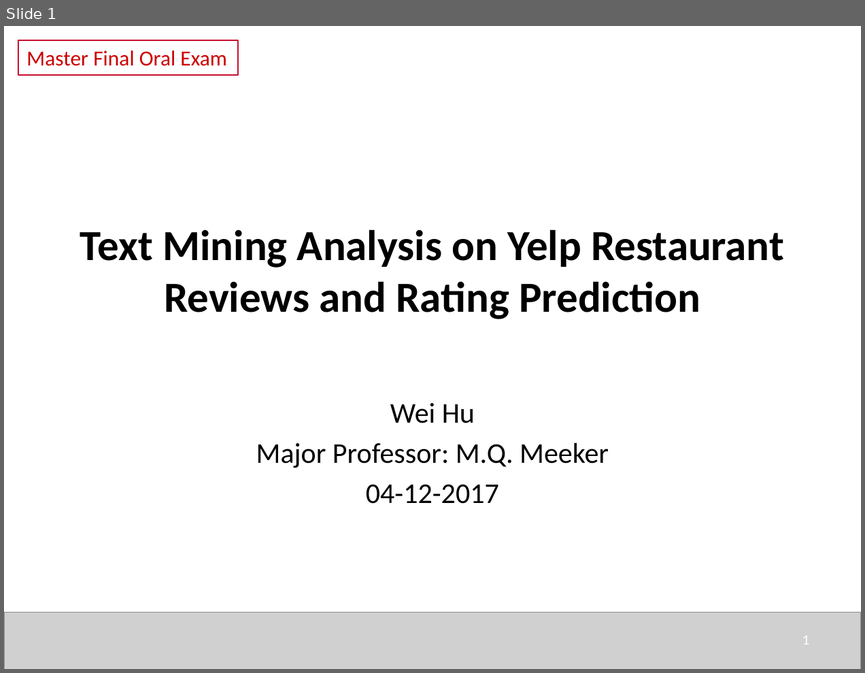
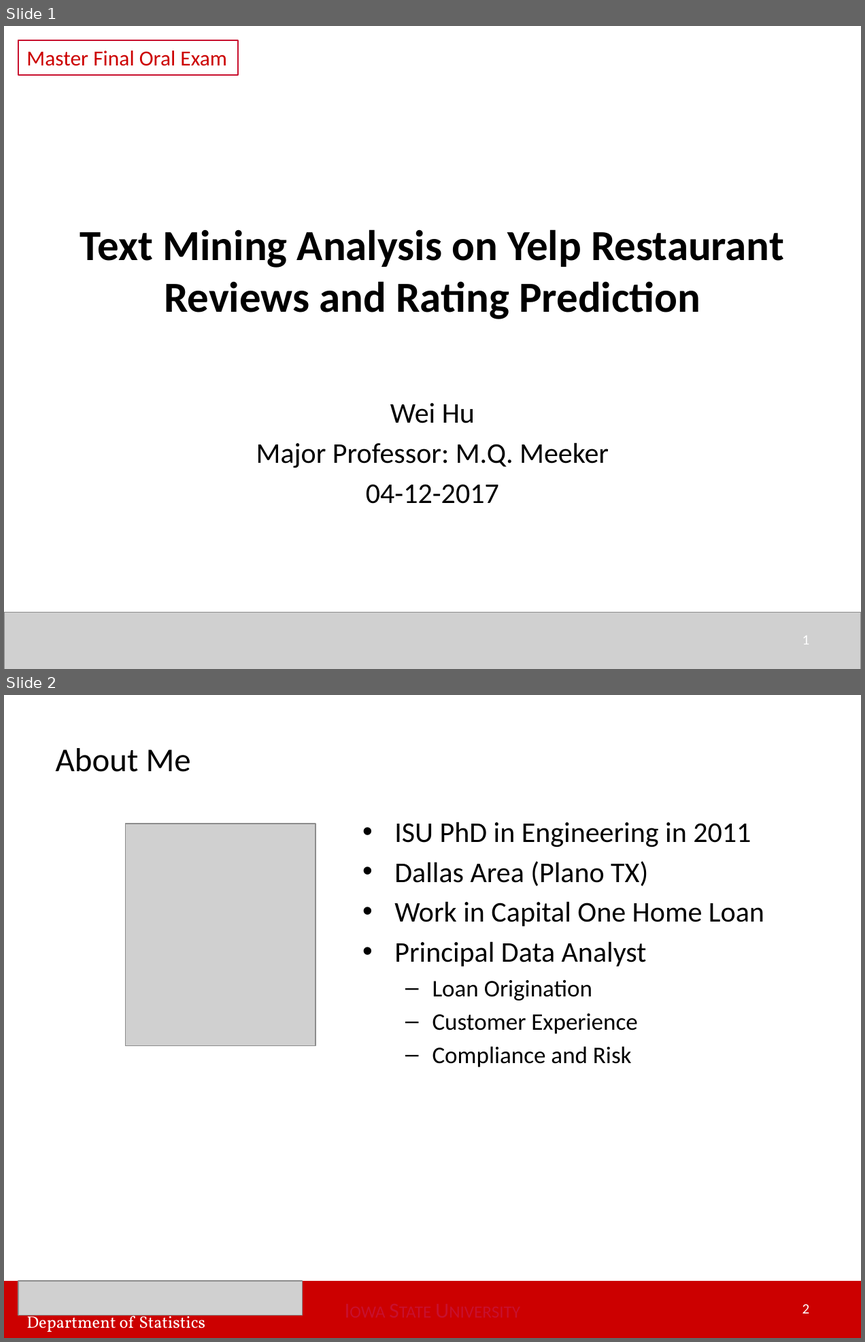
Before and after one commit to huwei95/Yelp_Text_Mining, a slide deck: Wei Hu Master of Statistics Final Oral Exam Apr 12.pptx. Shown one above the other, each under a label of ours: slide 1 before the commit, slides 1 and 2 after it. The pictures are 865x673 and 865x1342 pixels, drawn with LibreOffice and Linux fonts; fonts in the diff are those of the drawing; grey boxes stand for pictures. Boxes give left, top, right and bottom in pixels: in the first picture for what was removed or moved away, otherwise in the second. Text is boxed around its words. In the diff, an @@ line names an element or a change of style, - is before the commit and + after.

```diff
--- a/Wei Hu Master of Statistics Final Oral Exam Apr 12.pptx
+++ b/Wei Hu Master of Statistics Final Oral Exam Apr 12.pptx
@@ slide 2 added at [4,695,861,1338], background #FFFFFF @@
@@ title added at [56,748,191,772], 28 pt, text #000000 @@
+About Me
@@ picture added at [126,824,316,1045] @@
@@ text added at [394,821,764,1067], 24 pt, text #000000 @@
+• ISU PhD in Engineering in 2011
+• Dallas Area (Plano TX)
+• Work in Capital One Home Loan
+• Principal Data Analyst
+  – Loan Origination
+  – Customer Experience
+  – Compliance and Risk
@@ rectangle added at [4,1280,861,1338], fill #CC0000, 18 pt, text #C8102E, small capitals @@
+Iowa State University
@@ picture added at [18,1280,302,1314] @@
@@ page number added at [802,1304,810,1313], 12 pt, text #FFFFFF @@
+2
@@ text added at [26,1311,205,1331], 14 pt, text #FFFFFF @@
+Department of Statistics
```
Also in this commit, not shown: 6 slides changed, 21 other slides added.
